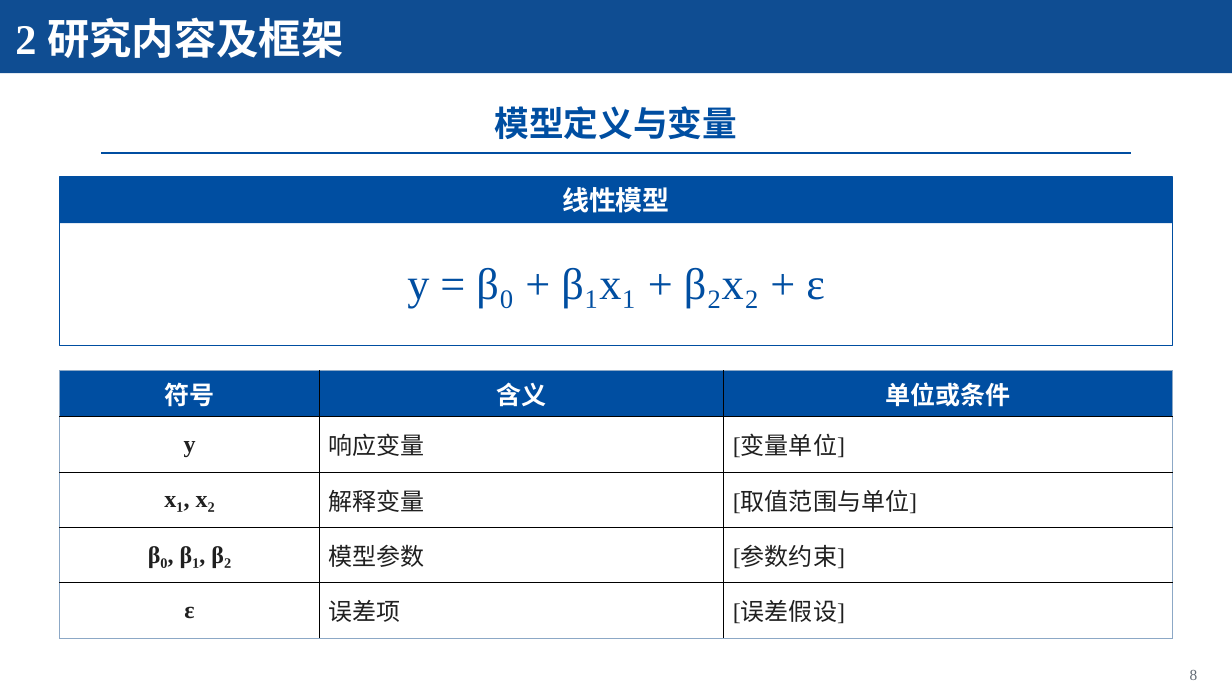
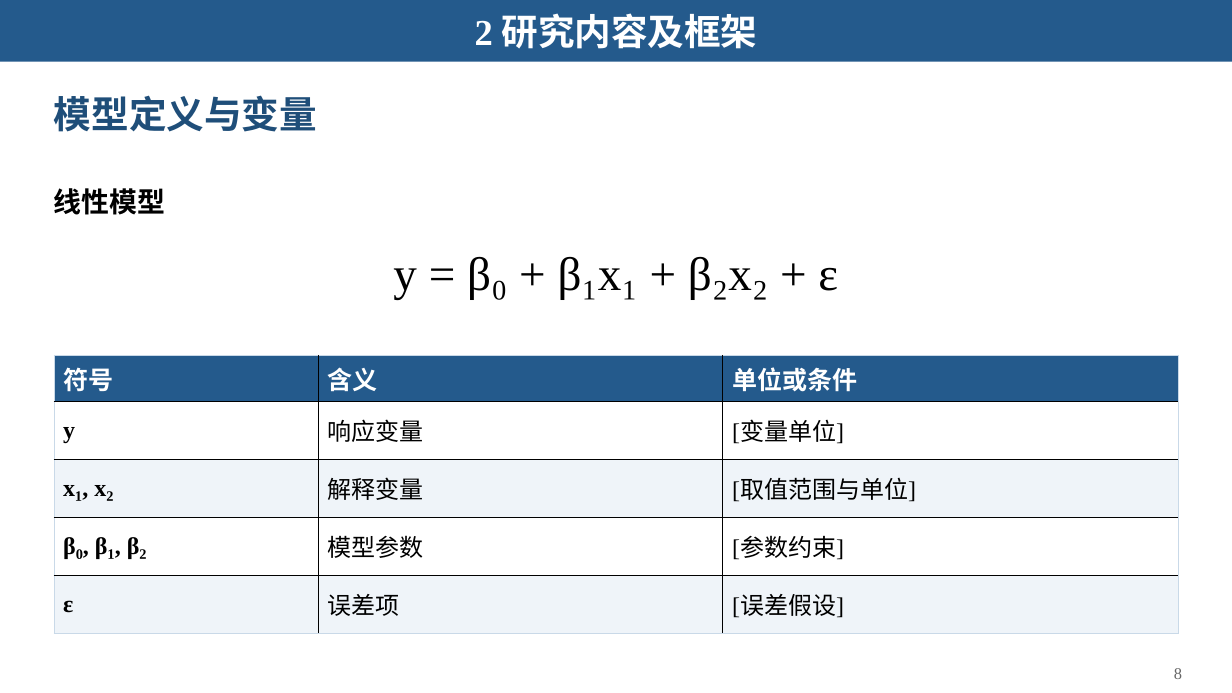
Before and after one commit to Starxy/skills, a slide deck: slide 8 of skills/ppt-craft/assets/academic-blue-template.pptx. Drawn at 1232x693 pixels with LibreOffice and Linux fonts; fonts in the diff are those of the drawing. Boxes give left, top, right and bottom in pixels: in the first picture for what was removed or moved away, otherwise in the second. Text is boxed around its words. In the diff, an @@ line names an element or a change of style, - is before the commit and + after.

```diff
--- a/skills/ppt-craft/assets/academic-blue-template.pptx
+++ b/skills/ppt-craft/assets/academic-blue-template.pptx
@@ rectangle: place and size @@
-rectangle at (0, 0, 1232, 73)
+rectangle at (0, 0, 1232, 62)
@@ rectangle at (0, 0, 1232, 62): fill #0F4D92 to #245A8C @@
@@ text "2 研究内容及框架": place and size @@
-text "2 研究内容及框架" at (15, 17, 343, 58)
+text "2 研究内容及框架" at (475, 13, 758, 49)
@@ text "2 研究内容及框架" at (475, 13, 758, 49): size 33 to 28.5 pt; alignment left to centre @@
@@ title "模型定义与变量": place and size @@
-title "模型定义与变量" at (495, 106, 738, 139)
+title "模型定义与变量" at (54, 95, 317, 132)
@@ title "模型定义与变量" at (54, 95, 317, 132): size 27 to 29.2 pt, text colour #004EA1 to #1F4E79; alignment centre to left @@
@@ rectangle removed at (60, 177, 1173, 346) @@
@@ rectangle removed at (60, 177, 1173, 224) @@
@@ rectangle removed at (101, 152, 1131, 154) @@
@@ text "线性模型": place and size @@
-text "线性模型" at (562, 187, 670, 213)
+text "线性模型" at (54, 188, 165, 215)
@@ text "线性模型" at (54, 188, 165, 215): size 21 to 21.8 pt, text colour #FFFFFF to #000000; alignment centre to left; line spacing 1 to 1.15; vertical alignment middle to top @@
@@ text "y = β₀ + β₁x₁ ...": place and size @@
-text "y = β₀ + β₁x₁ ..." at (407, 268, 825, 308)
+text "y = β₀ + β₁x₁ ..." at (393, 257, 838, 299)
@@ text "y = β₀ + β₁x₁ ..." at (393, 257, 838, 299): size 34.5 to 36.8 pt, text colour #004EA1 to #000000; line spacing 1 to 1.15; vertical alignment middle to top @@
@@ table at (54, 355, 1178, 633) @@
@@ fill #004EA1 to #245A8C in row 1 @@
@@ fill #FFFFFF to #EFF4F9 in 6 cells @@
@@ text colour #202020 to #000000 in "y", "响应变量", "[变量单位]", "x₁, x₂" and 8 more places @@
@@ alignment centre to left @@
@@ borders changed @@
@@ table: place and size @@
-table at (60, 371, 1173, 639)
+table at (54, 355, 1178, 633)
@@ text "8" at (1174, 668, 1182, 679): size 12 to 12.8 pt, text colour #626B75 to #666666; line spacing 1 to 1.15; vertical alignment middle to top @@
```
Also in this commit, not shown: 14 other slides changed, 1 slide added, 1 slide removed, 5 other files.
